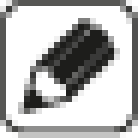
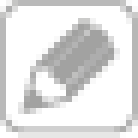
Layers edited between the first and the second 138 × 138 image:
added layer "Ebene 1" above "Vektor-Smart-Objekt" over [0, 0, 138, 138]
hid "Vektor-Smart-Objekt" over [0, 0, 138, 138]
